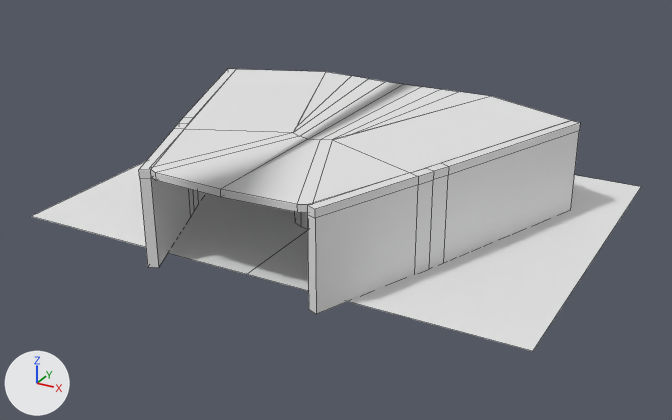
Renders of the FBX model Brainwash/Assets/Models/froom.fbx from each side of a commit.
One viewpoint serves both versions: a camera (50 mm lens) standing at (19.9, -34.5, 17.1) and looking at (0.3, 1.0, -0.7). Lighting does not change. The marker at lower left points along +X, +Y and +Z. Mesh edges are drawn as thin lines. Where no turn or scale is listed for an object, it has been applied to the vertices.
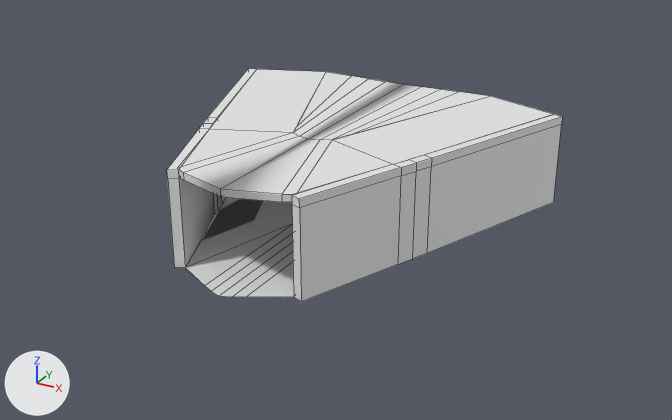
The change, as JSON lines over the scene's bpy script:
```json
{"op": "add", "block": "mat_floor2", "code": ["mat_floor2 = principled_material('Floor2')", "mat_floor2.base_color = (0.8, 0.8, 0.8)  # white #e7e7e7", "mat_floor2.roughness = 0.553"]}
{"op": "add", "block": "mat_wall2", "code": ["mat_wall2 = principled_material('wall2')", "mat_wall2.base_color = (0.8, 0.8, 0.8)  # white #e7e7e7", "mat_wall2.roughness = 0.553"]}
{"block": "me_cube_002", "where": "# used by ob_cube; location = (0.0, 0.0, 0.0)"}
{"op": "remove", "block": "me_cube_002", "code": "me_cube_002.from_pydata(...)  # 130 vertices, 139 faces; spans x -12.3..12.3, y -7.6..11.6, z -1.0..3.4"}
{"op": "add", "block": "me_cube_002", "code": "me_cube_002.from_pydata(...)  # 129 vertices, 145 faces; spans x -8.9..8.9, y -8.1..9.2, z -1.0..3.4"}
{"block": "me_cube_002", "change": "me_cube_002 part 1: the loose piece of 6 vertices spanning x -12.3..12.3, y -6.1..11.6, z -0.9 is deleted"}
{"block": "me_cube_002", "change": "me_cube_002 part 2"}
{"block": "me_cube_002", "change": "2 vertices are removed from x -3.7..3.7, y -7.3, z -1.0"}
{"block": "me_cube_002", "change": "6 faces are deleted"}
{"block": "me_cube_002", "change": "20 vertices in x 3.7..9.9, y -7.3..7.1, z -1.0..3.4 move by (-1.0, 0.5, 0.0)"}
{"block": "me_cube_002", "change": "20 vertices in x -9.9..-3.7, y -7.3..7.1, z -1.0..3.4 move by (1.0, 0.5, 0.0)"}
{"block": "me_cube_002", "change": "13 vertices in x 3.3..9.5, y -7.5..7.2, z -1.0..3.4 move by (-1.0, 0.6, 0.0)"}
{"block": "me_cube_002", "change": "13 vertices in x -9.5..-3.3, y -7.5..7.2, z -1.0..3.4 move by (1.0, 0.6, 0.0)"}
{"block": "me_cube_002", "change": "2 vertices are added at (2.7, -6.8, -1.0), (-2.7, -6.8, -1.0)"}
{"block": "me_cube_002", "change": "5 new vertices lie (0.0, -7.1, 0.0) away from vertices in x -1.0..1.0, y -1.0..-0.6, z -1.0"}
{"block": "me_cube_002", "change": "2 new faces join them, mat_floor (white #e7e7e7)"}
{"block": "me_cube_002", "change": "4 new faces join them, mat_roof (white #e7e7e7)"}
{"block": "me_cube_002", "change": "2 new faces join them, mat_wall (white #e7e7e7)"}
{"block": "me_cube_002", "change": "6 new faces join them, mat_floor2 (white #e7e7e7)"}
{"op": "add", "block": "me_cube_002", "code": "me_cube_002.materials.append(mat_floor2)  # white #e7e7e7"}
{"op": "add", "block": "me_cube_002", "code": "me_cube_002.materials.append(mat_wall2)  # white #e7e7e7"}
```

Location of each change, (x1, y1, x2, y2) in pixels of the pictures (672 x 420 px):
```json
{"object": "Cube", "change": "reshaped", "before": [31, 69, 641, 351], "after": [167, 69, 562, 302], "on screen": "35% narrower, 17% shorter"}
{"part": 1, "of": "me_cube_002", "change": "deleted", "before": [31, 161, 641, 351]}
{"part": 2, "of": "me_cube_002", "change": "built on", "before": [139, 69, 580, 314], "after": [167, 69, 562, 302]}
```
